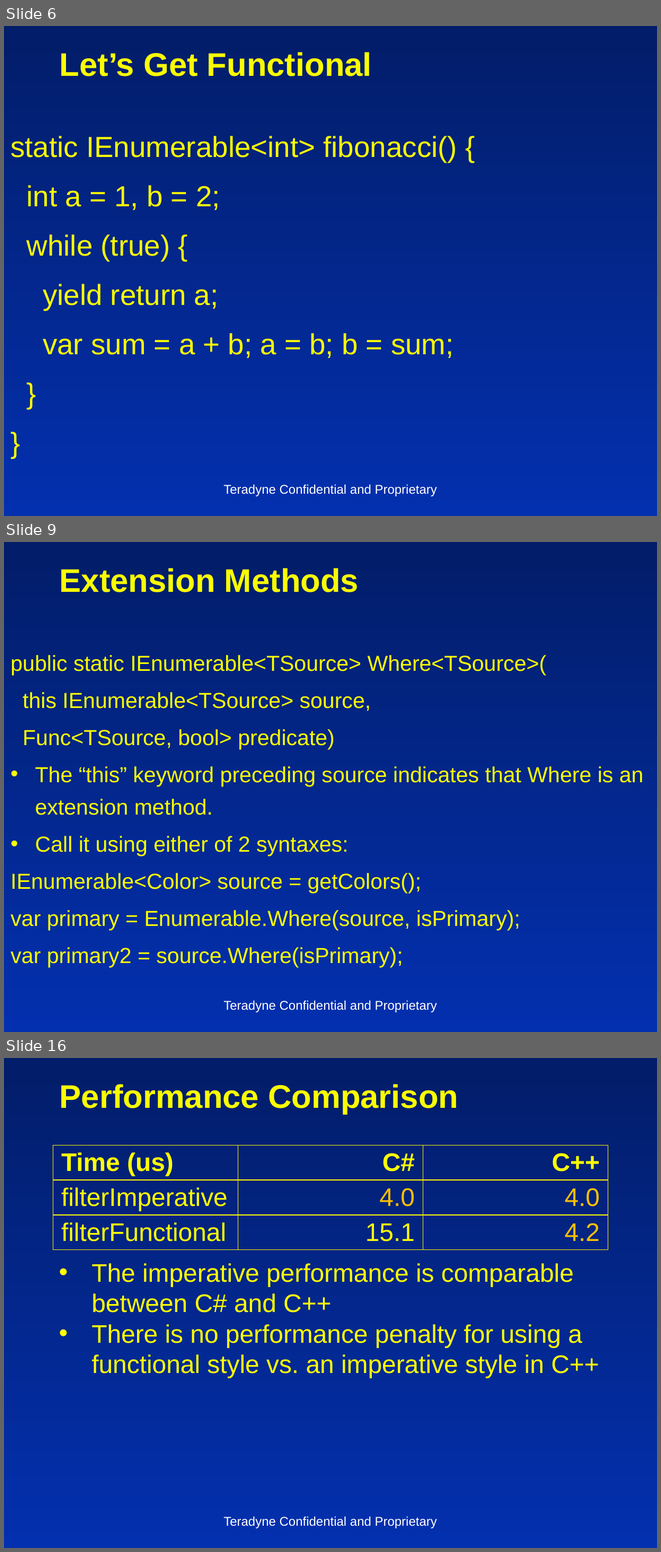
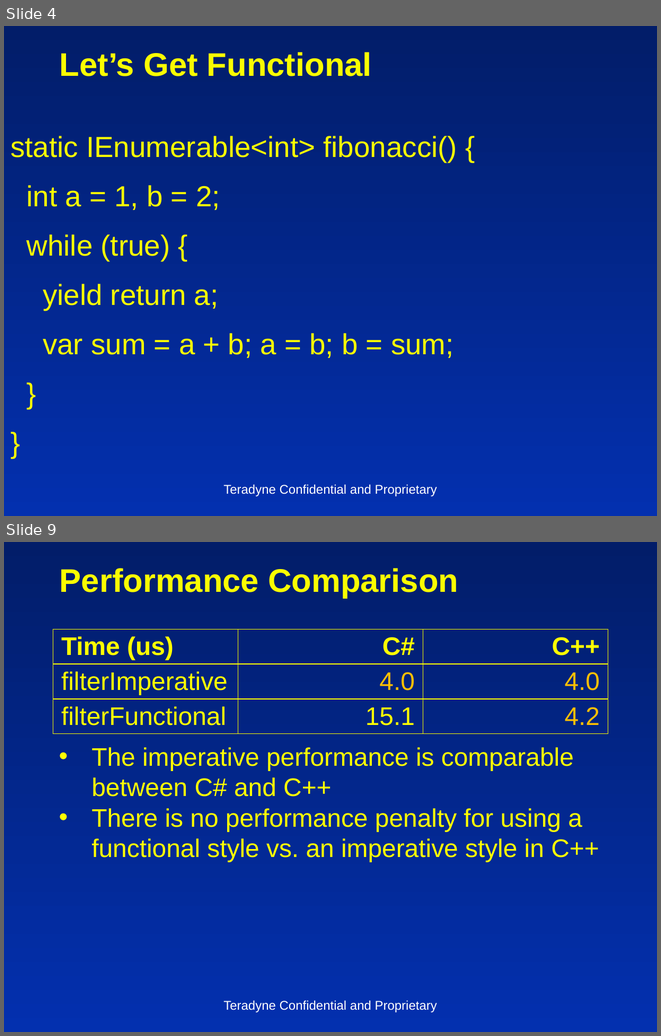
Before and after one commit to insideoutclub/Euler, a slide deck: FiveEasyPieces2.pptx. Shown one above the other, each under a label of ours: slides 6, 9 and 16 before the commit, slides 4 and 9 after it; the slides between them are not shown. The pictures are 661x1552 and 661x1036 pixels, drawn with LibreOffice and Linux fonts; fonts in the diff are those of the drawing. Boxes give left, top, right and bottom in pixels: in the first picture for what was removed or moved away, otherwise in the second. Text is boxed around its words. In the diff, an @@ line names an element or a change of style, - is before the commit and + after.

```diff
--- a/FiveEasyPieces2.pptx
+++ b/FiveEasyPieces2.pptx
@@ slide 9 removed at [4, 542, 657, 1032], background gradient #021D69 to #0330AF @@
@@ title removed at [60, 568, 359, 592] @@
-Extension Methods
@@ text removed at [10, 655, 644, 967] @@
-public static IEnumerable<TSource> Where<TSource>(
-this IEnumerable<TSource> source,
-Func<TSource, bool> predicate)
-• The “this” keyword preceding source indicates that Where is an extension method.
-• Call it using either of 2 syntaxes:
-IEnumerable<Color> source = getColors();
-var primary = Enumerable.Where(source, isPrimary);
-var primary2 = source.Where(isPrimary);
@@ text removed at [223, 1000, 437, 1012] @@
-Teradyne Confidential and Proprietary
@@ what was slide 6 is now slide 4 @@
@@ what was slide 16 is now slide 9 @@
```
Also in this commit, not shown: 5 slides changed, 6 other slides removed, 1 other file.
